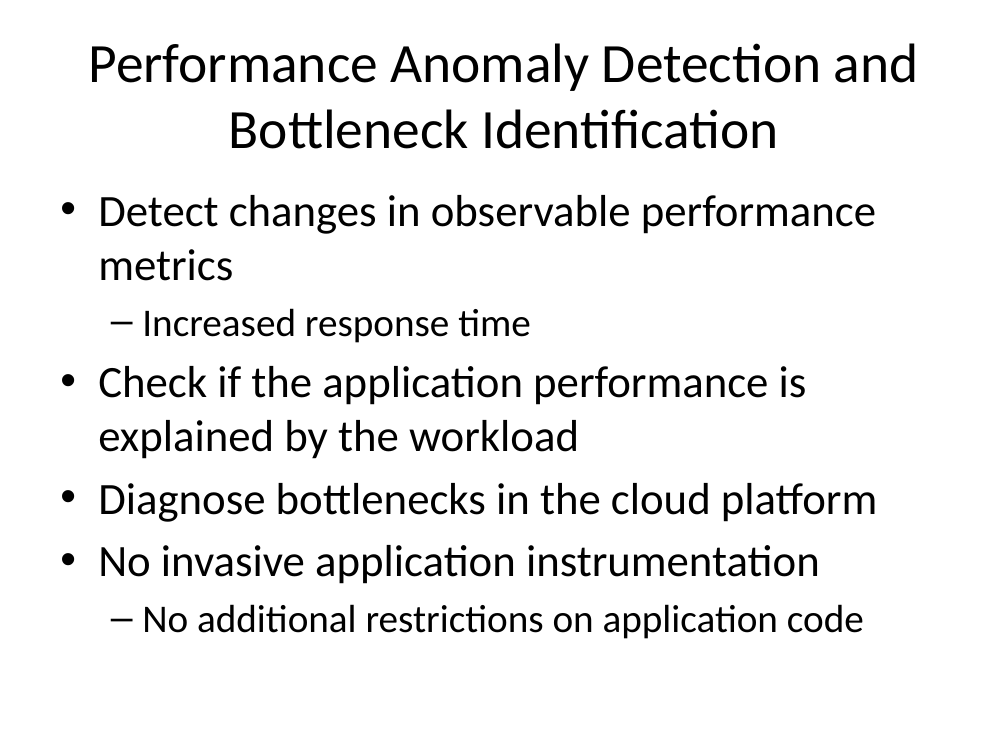
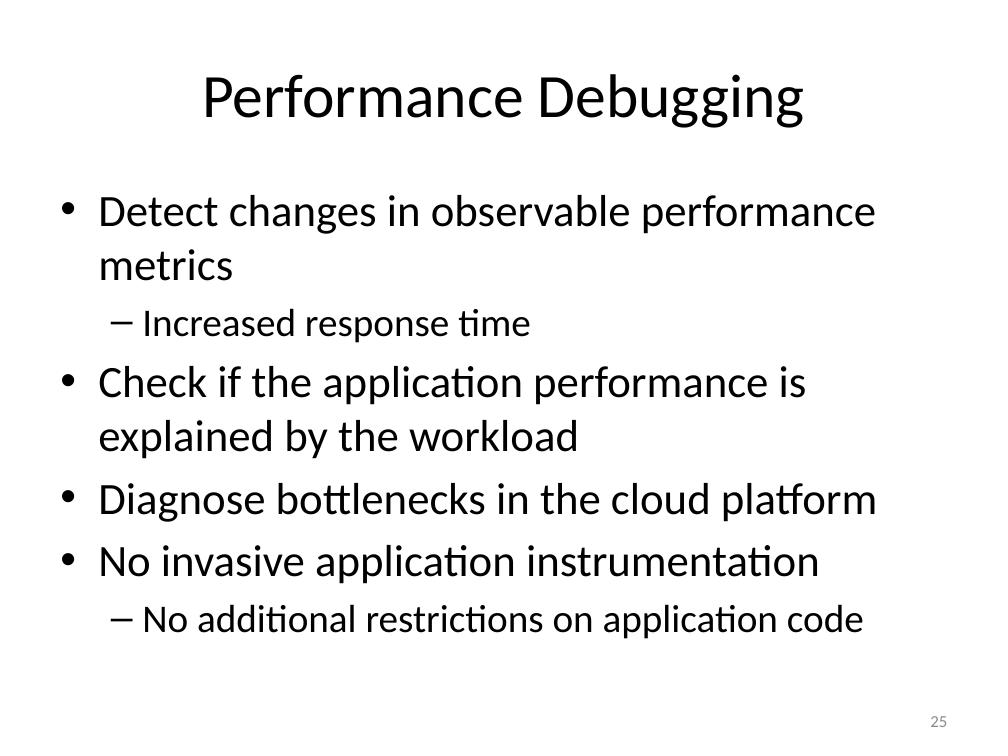
Before and after one commit to Dithn/eager-appscale, a slide deck: slide 25 of Eager/elk-experiment/appserver/system_design.pptx. Drawn at 1008x756 pixels with LibreOffice and Linux fonts; fonts in the diff are those of the drawing. Boxes give left, top, right and bottom in pixels: in the first picture for what was removed or moved away, otherwise in the second. Text is boxed around its words. In the diff, an @@ line names an element or a change of style, - is before the commit and + after.

```diff
--- a/Eager/elk-experiment/appserver/system_design.pptx
+++ b/Eager/elk-experiment/appserver/system_design.pptx
@@ title at [202,74,805,128]: text changed; size 39.6 to 44 pt @@
-Performance Anomaly Detection and Bottleneck Identification
+Performance Debugging
@@ page number added at [930,716,947,727], 12 pt, text #8C8C8C @@
+25
```
Also in this commit, not shown: 43 other slides changed.
